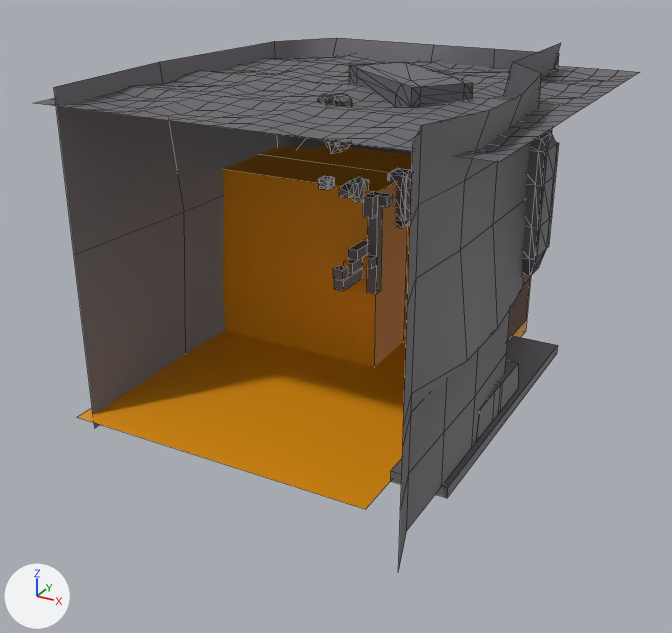
A saved change to the FBX model Assets/Game Assets/IMPORTS/Levels/Lava_Fall/lava_fall.fbx.
Rendered twice from a camera (50 mm lens) standing at (388.0, -684.0, 312.0) and looking at (12.0, -1.0, -30.0). Lighting does not change. The marker at lower left points along +X, +Y and +Z. Mesh edges are drawn as thin lines. Where no turn or scale is listed for an object, it has been applied to the vertices. Vertices at the same position are counted once.

Names of what the first picture shows: 'env'.
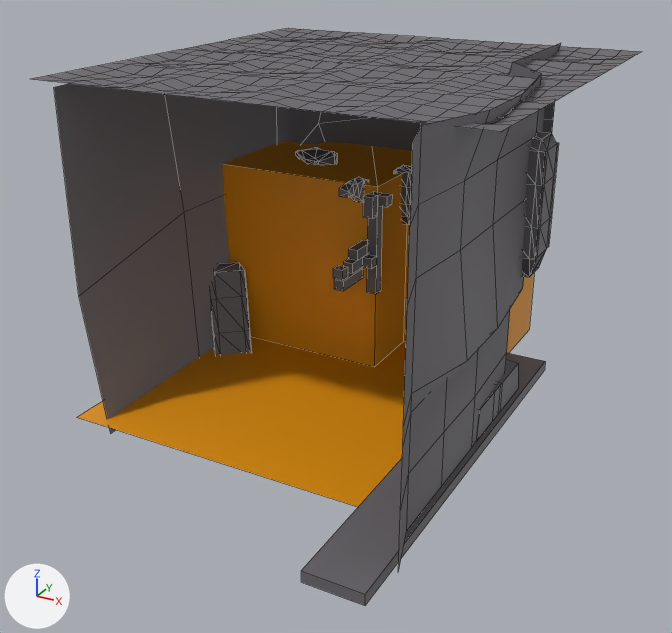
What differs and where, as boxes [x1, y1, x2, y2] in the pictures (672 x 633 px; the box of a moved part takes in the faces that stretch with it):
'env', reshaped (8% taller): before [35, 38, 639, 572]; after [32, 28, 641, 606]
part 1 of me_mesh, added: after [301, 353, 545, 606]
part 2 of me_mesh, moved or reshaped: before [35, 54, 639, 162]; after [32, 28, 641, 131]
part 3 of me_mesh, moved or reshaped: before [388, 168, 412, 228]; after [394, 165, 412, 225]
part 4 of me_mesh, moved or reshaped (not visible afterwards): before [327, 94, 352, 154]
part 5 of me_mesh, moved or reshaped (not visible afterwards): before [318, 95, 333, 104]
part 6 of me_mesh, rebuilt: before [261, 146, 531, 342]; after [222, 142, 534, 367]
part 7 of me_mesh, added (black): after [211, 262, 251, 355]
part 8 of me_mesh, added: after [296, 148, 337, 165]
part 9 of me_mesh, deleted: before [319, 176, 334, 190]
part 10 of me_mesh, deleted: before [349, 62, 473, 107]
part 11 of me_mesh, built on: before [54, 62, 407, 428]; after [54, 84, 325, 433]
part 12 of me_mesh, surface changed: [344, 254, 377, 269] in both

The change in detail:
me_mesh is used by ob_env; location (0.0, 0.0, 0.0).
me_mesh had 991 vertices, 1233 faces and spanned x -200.0..200.0, y -208.0..270.0, z -135.0..190.0.
me_mesh now has 1013 vertices, 1285 faces and spans x -200.0..200.0, y -238.0..270.0, z -154.0..190.0.
me_mesh part 1: a new loose piece, a box spanning x 115.0..165.0, y -238.0..162.0, z -120.0..-110.0, in mat_phong2 (picture img_lava_cave_environment_png).
me_mesh part 2: the loose piece of 441 vertices spanning x -200.0..200.0, y -130.0..270.0, z 160.0..165.0 is moved by (0.0, 0.0, 19.0).
me_mesh part 3: the loose piece of 56 vertices spanning x 0.0..22.0, y 123.0..146.0, z 17.0..74.0 is moved by (0.0, 14.0, 0.0).
me_mesh part 4: the loose piece of 56 vertices spanning x 3.0..25.0, y -6.0..15.0, z 119.0..169.0 is multiplied about its middle by the matrix ((0.986, -0.098, 0.132), (0.072, 0.98, 0.185), (-0.147, -0.173, 0.974)), then moved by (-66.0, 229.0, -3.0).
me_mesh part 5: the loose piece of 56 vertices spanning x 0.0..11.0, y -12.0..0.0, z 136.0..169.0 is moved by (-65.0, 240.0, 0.0).
me_mesh part 6: the loose piece of 8 vertices spanning x -185.0..115.0, y 155.0..255.0, z -125.0..65.0 is rebuilt with 16 vertices and now spans x -180.0..120.0, y 85.0..250.0, z -120.0..70.0.
me_mesh part 7: a new loose piece of 56 vertices spanning x -193.0..-119.0, y 27.0..104.0, z -154.0..-33.0, in mat_phong2 (picture img_lava_cave_environment_png).
me_mesh part 8: a new loose piece of 56 vertices spanning x -125.0..-67.0, y 126.0..180.0, z 61.0..81.0, in mat_phong2 (picture img_lava_cave_environment_png).
me_mesh part 9: the loose piece of 56 vertices spanning x 0.0..10.0, y -10.0..0.0, z 90.0..100.0 is deleted.
me_mesh part 10: the loose piece of 56 vertices spanning x -25.0..109.0, y 14.0..136.0, z 136.0..181.0 is deleted.
Part 11, on me_mesh:
20 vertices are removed from x -180.0..140.0, y -129.0..192.0, z -135.0..67.0.
30 faces are deleted.
34 vertices are added at x -175.0..140.0, y -129.0..192.0, z -143.0..67.0.
74 new faces join them.
me_mesh part 12: 12 kept faces spanning x -5.0..15.0, y 45.0..85.0, z -5.0..5.0 get new texture (UV) coordinates.
